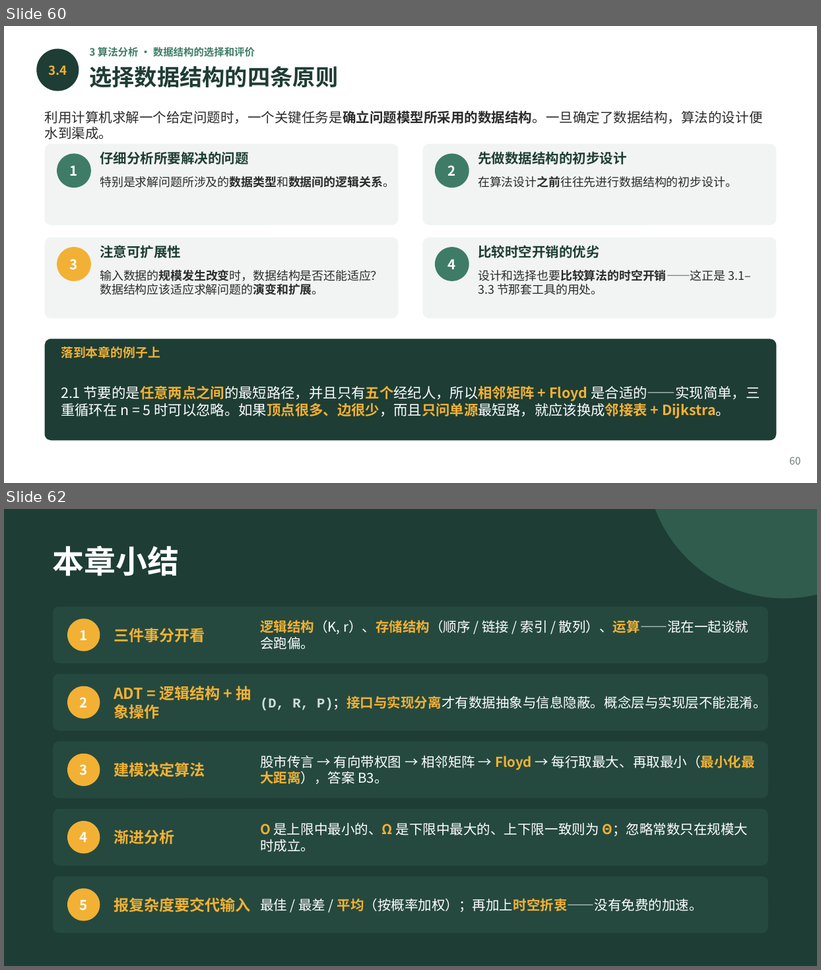
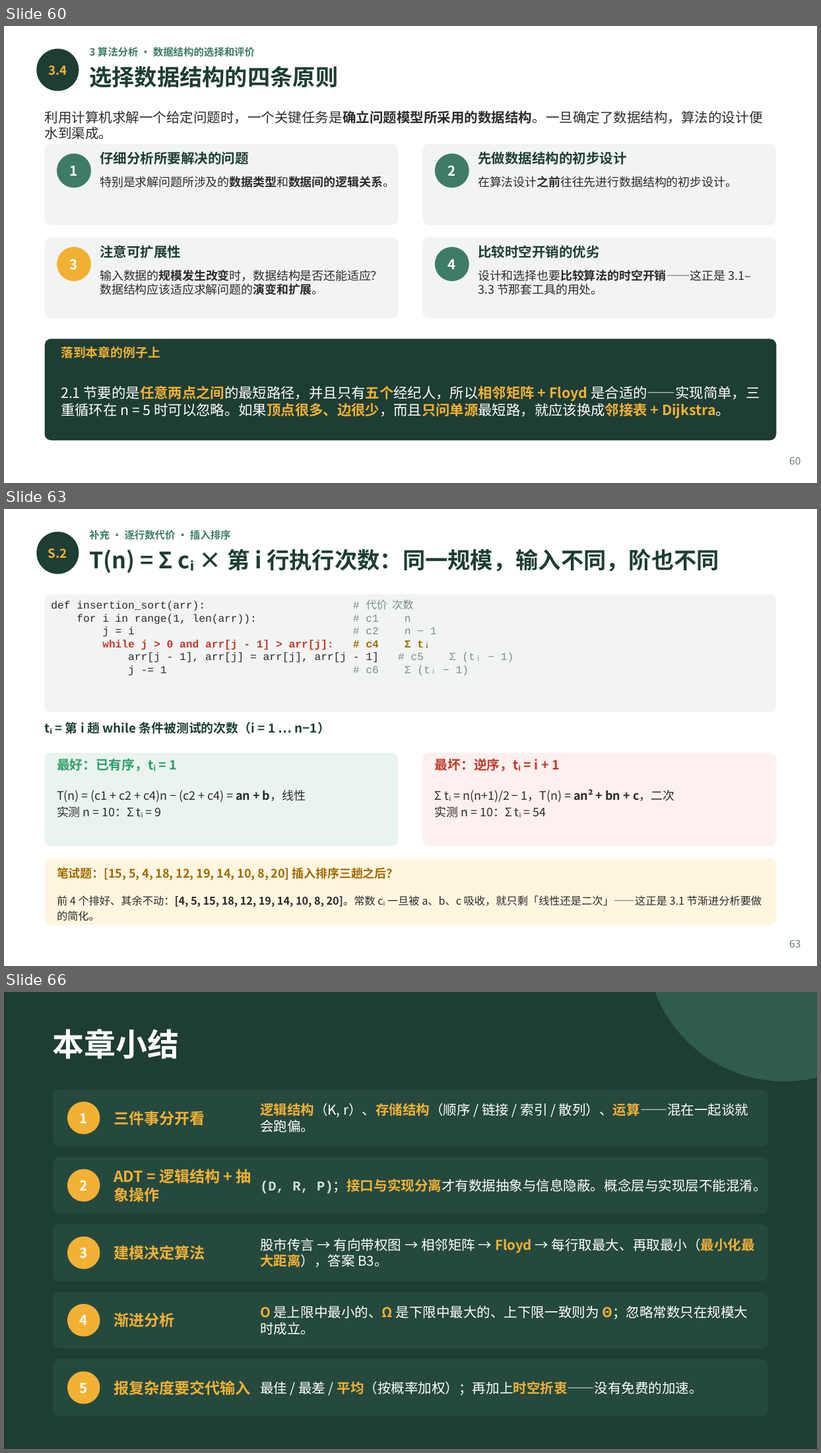
Before and after one commit to GMyhf/2026fall-cs201, a slide deck: courseware/202609_DSA_01_ADT_Floyd_Complexity.pptx. Shown one above the other, each under a label of ours: slides 60 and 62 before the commit, slides 60, 63 and 66 after it; the slides between them are not shown. The pictures are 821x970 and 821x1453 pixels, drawn with LibreOffice and Linux fonts; fonts in the diff are those of the drawing. Boxes give left, top, right and bottom in pixels: in the first picture for what was removed or moved away, otherwise in the second. Text is boxed around its words. In the diff, an @@ line names an element or a change of style, - is before the commit and + after.

```diff
--- a/courseware/202609_DSA_01_ADT_Floyd_Complexity.pptx
+++ b/courseware/202609_DSA_01_ADT_Floyd_Complexity.pptx
@@ slide 63 added at (4,509,817,966), background #FFFFFF @@
@@ ellipse added at (36,531,79,574), fill #1E3D34 @@
@@ text added at (89,530,231,540), 9 pt, text #3E7C68, bold @@
+补充 · 逐行数代价 · 插入排序
@@ text added at (48,549,67,559), 11 pt, text #F2B134, bold @@
+S.2
@@ text added at (89,549,719,573), 20 pt, text #1E3D34, bold @@
+T(n) = Σ cᵢ × 第 i 行执行次数：同一规模，输入不同，阶也不同
@@ rounded rectangle added at (45,594,776,712), fill #F1F4F2 @@
@@ text added at (51,599,514,676), 9.5 pt, text #2B2B2B @@
+def insertion_sort(arr): # 代价 次数
+for i in range(1, len(arr)): # c1 n
+j = i # c2 n − 1
+while j > 0 and arr[j - 1] > arr[j]: # c4 Σ tᵢ
+arr[j - 1], arr[j] = arr[j], arr[j - 1] # c5 Σ (tᵢ − 1)
+j -= 1 # c6 Σ (tᵢ − 1)
@@ text added at (65,720,330,736), 11 pt, text #1E3D34, bold @@
+tᵢ = 第 i 趟 while 条件被测试的次数（i = 1 … n−1）
@@ rounded rectangle added at (45,753,399,846), fill #EAF4EF @@
@@ text added at (57,758,178,772), 11.5 pt, text #2E9E6B, bold @@
+最好：已有序，tᵢ = 1
@@ rounded rectangle added at (422,753,776,846), fill #FDF0EE @@
@@ text added at (435,758,560,772), 11.5 pt, text #C0392B, bold @@
+最坏：逆序，tᵢ = i + 1
@@ text added at (57,790,306,818), 10.5 pt, text #2B2B2B @@
+T(n) = (c1 + c2 + c4)n − (c2 + c4) = an + b，线性
+实测 n = 10：Σ tᵢ = 9
@@ text added at (435,789,675,818), 10.5 pt, text #2B2B2B @@
+Σ tᵢ = n(n+1)/2 − 1，T(n) = an² + bn + c，二次
+实测 n = 10：Σ tᵢ = 54
@@ rounded rectangle added at (45,859,776,925), fill #FFF6E0 @@
@@ text added at (57,867,399,881), 10.5 pt, text #A06A00, bold @@
+笔试题：[15, 5, 4, 18, 12, 19, 14, 10, 8, 20] 插入排序三趟之后？
@@ text added at (57,896,762,921), 9.5 pt, text #2B2B2B @@
+前 4 个排好、其余不动：[4, 5, 15, 18, 12, 19, 14, 10, 8, 20]。常数 cᵢ 一旦被 a、b、c 吸收，就只剩「线性还是二次」——这正是 3.1 节渐进分析要做的简化。
@@ text added at (789,940,801,948), 9 pt, text #6B7B74 @@
+63
@@ what was slide 62 is now slide 66 @@
```
Also in this commit, not shown: 2 slides changed, 3 other slides added, 2 other files.
